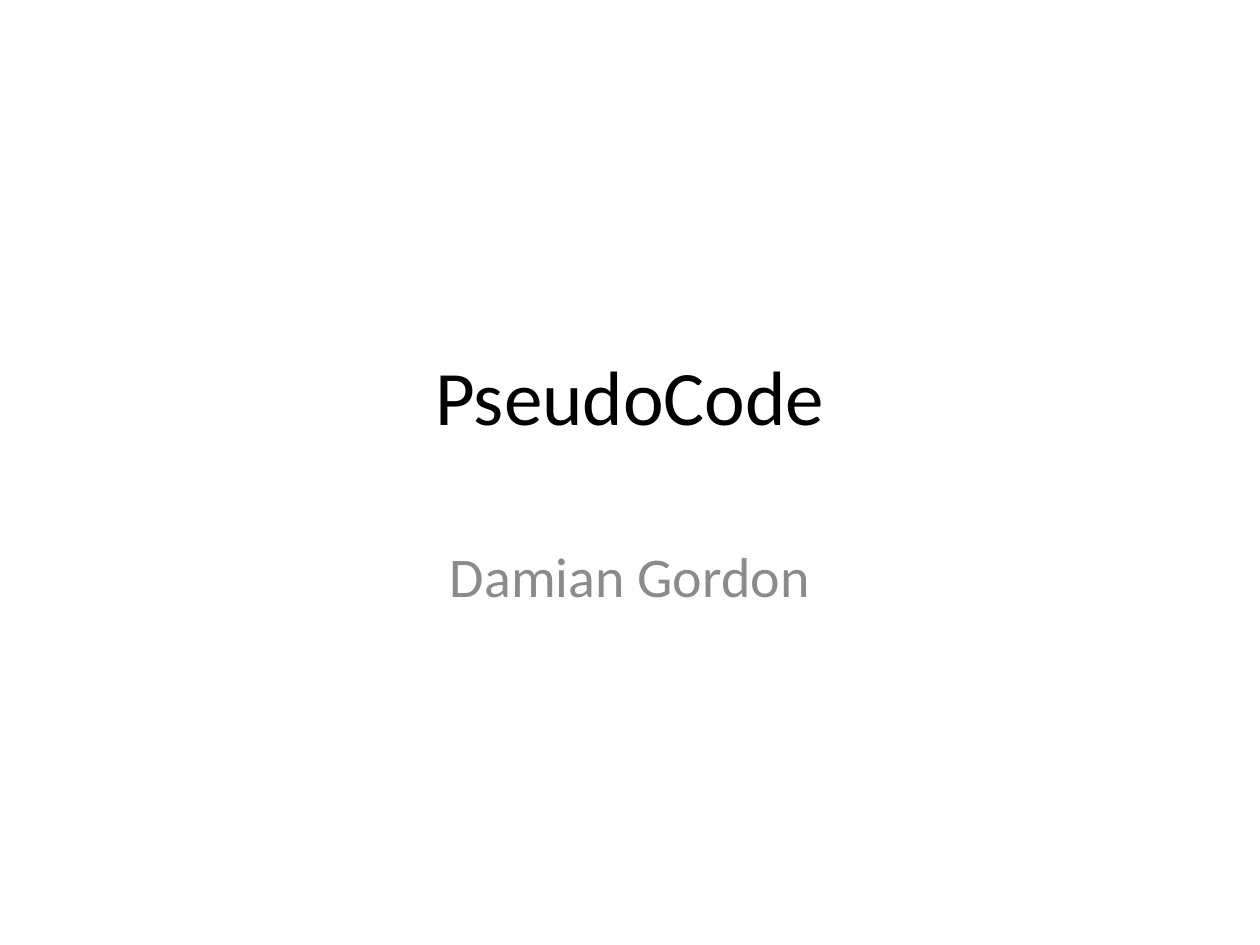
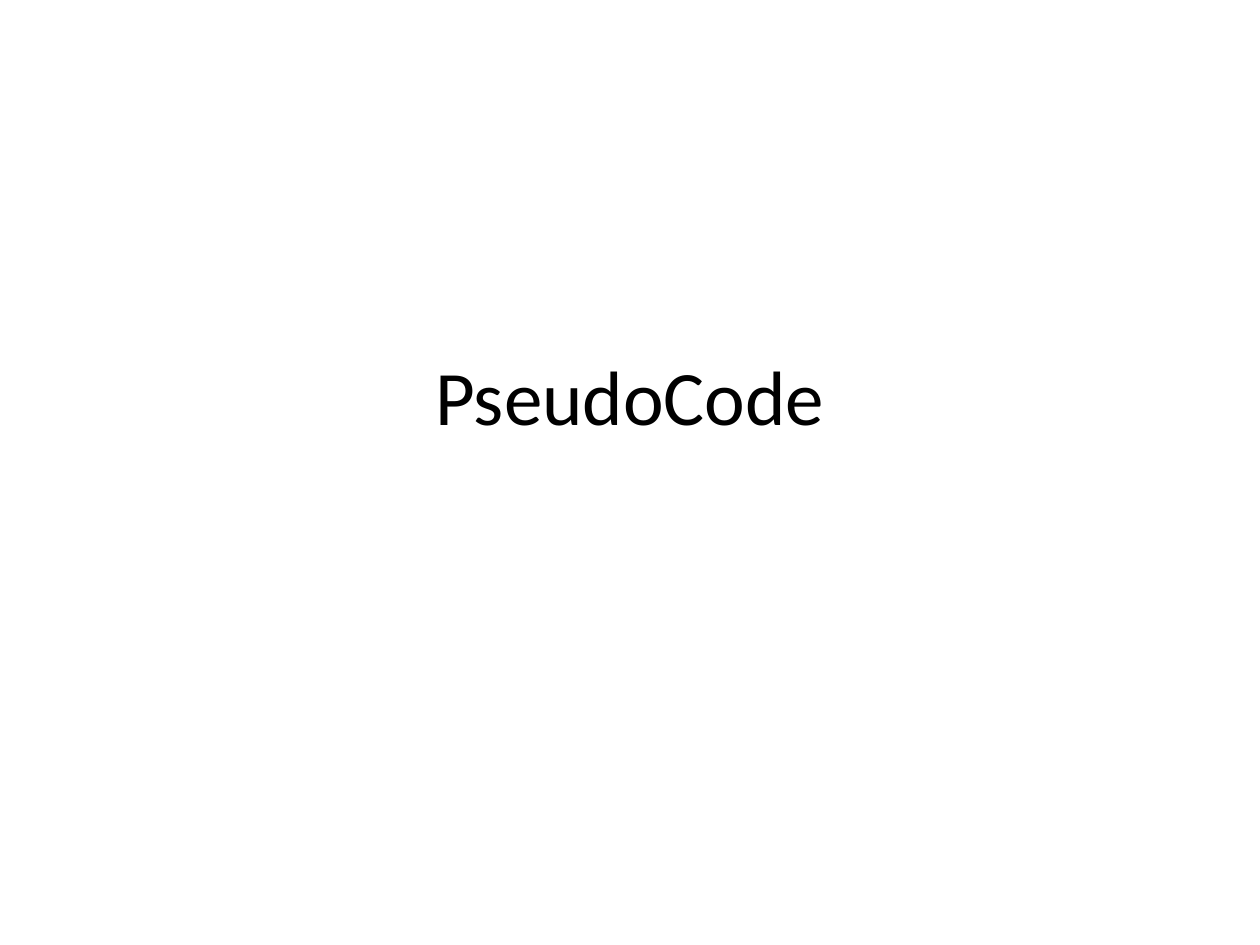
Before and after one commit to cloudbase1/FRCProrammingElective, a slide deck: slide 1 of pseudocodePresentation.pptx. Drawn at 1260x945 pixels with LibreOffice and Linux fonts; fonts in the diff are those of the drawing. Boxes give left, top, right and bottom in pixels: in the first picture for what was removed or moved away, otherwise in the second. Text is boxed around its words. In the diff, an @@ line names an element or a change of style, - is before the commit and + after.

Commit message:
added hangman pseudocode
Added hangman pseudocode slide and corrected some coding errors in the
hangman.py file

```diff
--- a/pseudocodePresentation.pptx
+++ b/pseudocodePresentation.pptx
@@ subtitle removed at <box>450,558,810,598</box> @@
-Damian Gordon
```
Also in this commit, not shown: 2 slides added, 8 slides removed, 3 other files.
